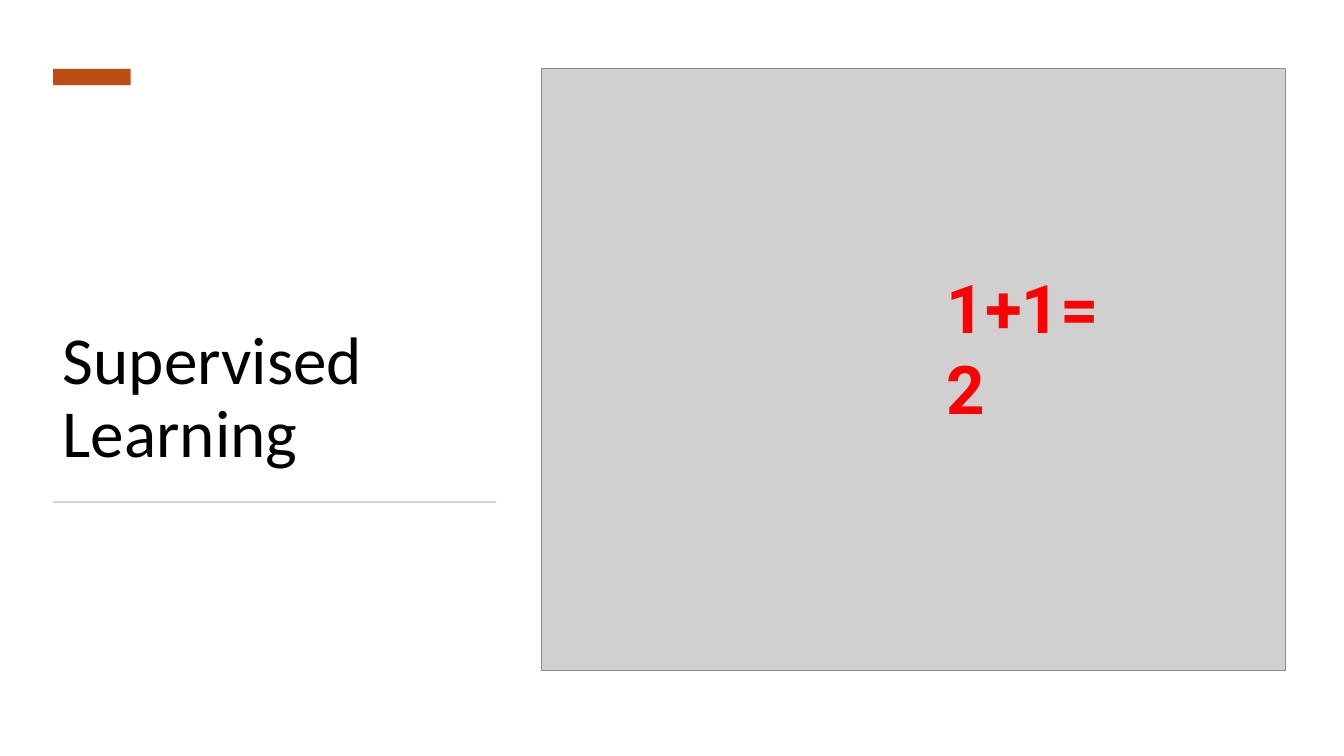
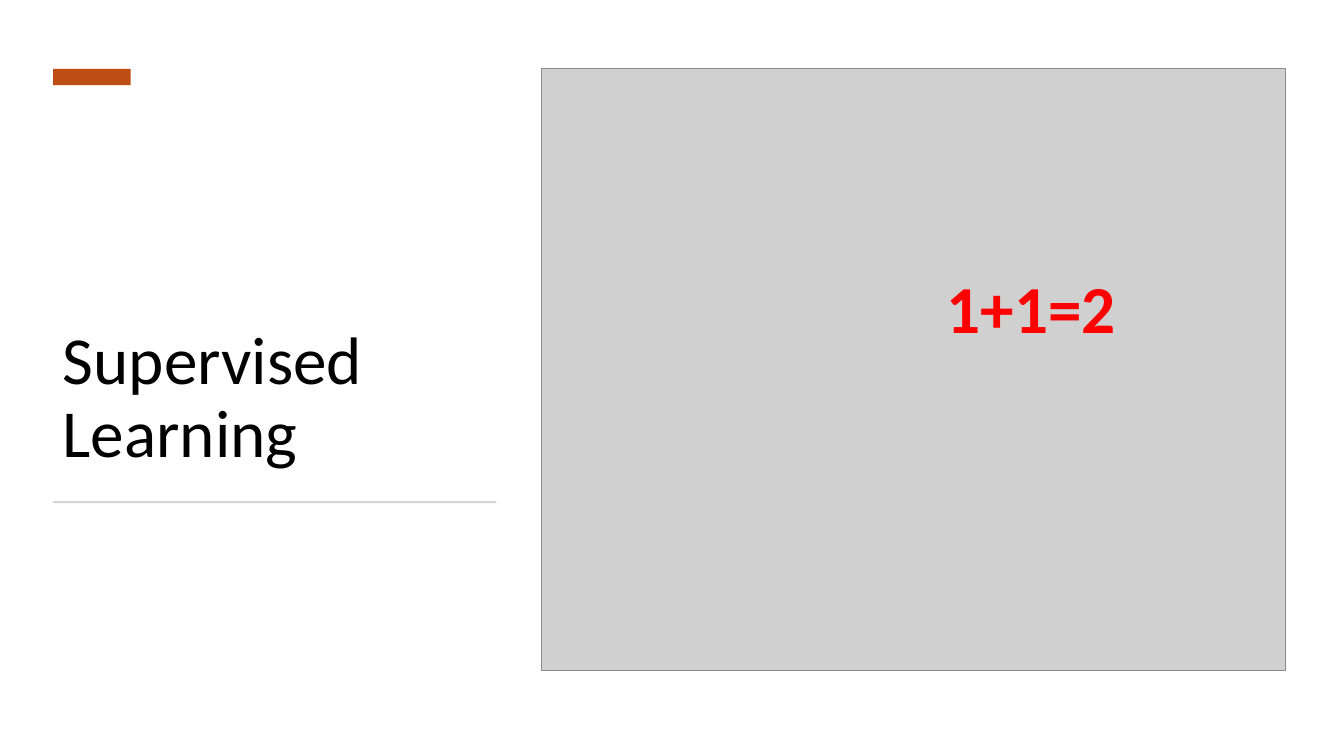
Before and after one commit to mhahsler/CS7320-AI, a slide deck: slide 7 of slides/19_ML_intro.pptx. Drawn at 1344x756 pixels with LibreOffice and Linux fonts; fonts in the diff are those of the drawing; grey boxes stand for pictures. Boxes give left, top, right and bottom in pixels: in the first picture for what was removed or moved away, otherwise in the second. Text is boxed around its words. In the diff, an @@ line names an element or a change of style, - is before the commit and + after.

```diff
--- a/slides/19_ML_intro.pptx
+++ b/slides/19_ML_intro.pptx
@@ text "1+1=2" at (947,289,1116,333): font Roboto to Calibri @@
```
Also in this commit, not shown: 12 other slides changed, 1 other file.
